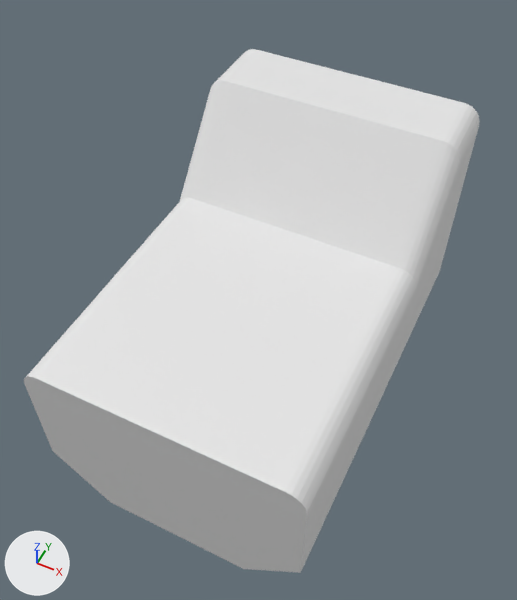
Renders of the Blender file blender/case_front.blend from each side of a commit.
The view is the same before and after, from a 50 mm camera at (10.9, -35.6, 69.7) aimed at (-0.7, -12.5, 40.9). Lighting does not change. The marker at lower left points along +X, +Y and +Z. The same objects are shown in both versions, whatever each file hides.

In view in the first picture: 'USB (B)'.
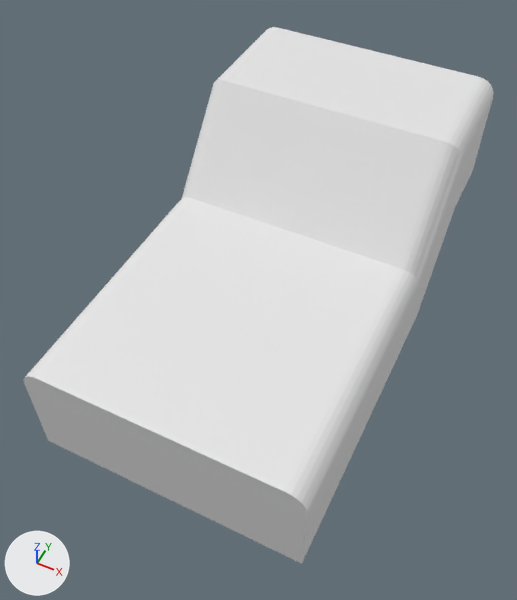
What the commit changed:
me_cube_005 is used by ob_usb__b; location (0.0, -12.0, 33.0).
me_cube_005 had 20 vertices, 14 faces and spanned x 0.0..7.0, y -11.5..9.9, z 1.0..16.0.
me_cube_005 now has 16 vertices, 11 faces and spans x -2.3..7.0, y -11.5..12.7, z 5.0..16.0.
Part 1, on me_cube_005:
17 vertices are removed from x 0.0..7.0, y -11.5..9.9, z 1.0..16.0.
14 faces are deleted.
8 vertices are added at x -2.3, y -11.5..12.7, z 5.0..16.0.
5 new vertices lie (9.3, 0.0, 0.0) away from vertices in x -2.3, y -11.5..12.7, z 5.0..16.0.
11 new faces join them.
Object 'USB (B)' (ob_usb__b) has a MIRROR modifier named 'Mirror'.
Modifier setting: use_bisect_axis = (True, False, False).

Where the change shows, as pixel boxes (x1, y1, x2, y2) in the pictures (517 x 600 px):
'USB (B)', reshaped, modifiers changed: before (24, 49, 480, 573); after (24, 27, 494, 564)
